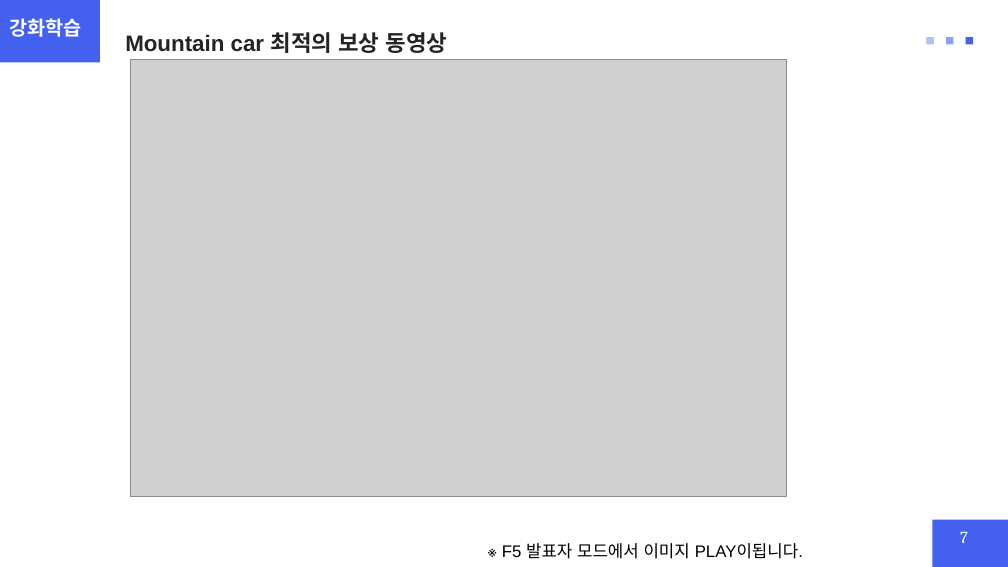
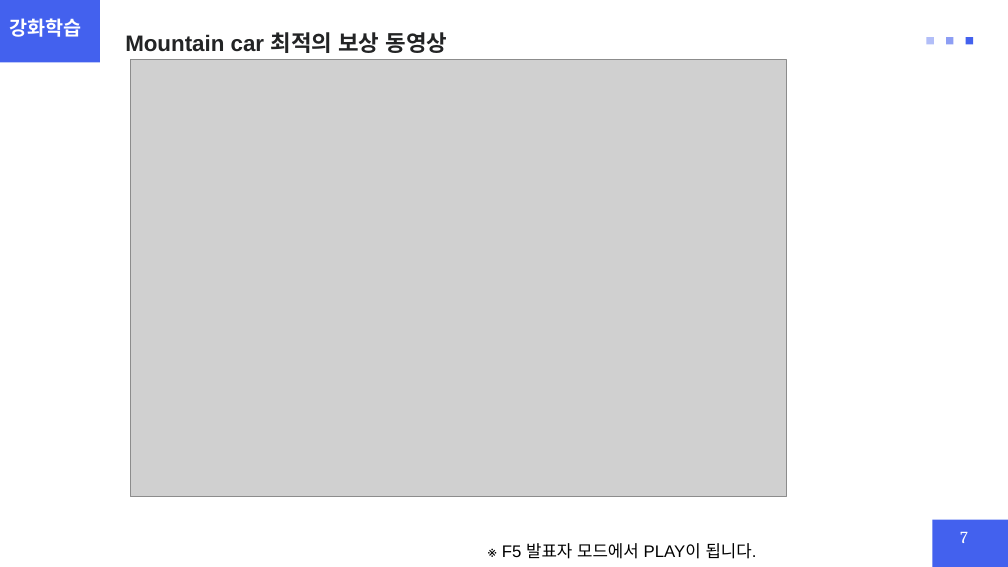
Before and after one commit to chohi22/Industrial-AI, a slide deck: slide 7 of 강화학습 실제/과제/Actor_Critic_2024254022_정현일.pptx. Drawn at 1008x567 pixels with LibreOffice and Linux fonts; fonts in the diff are those of the drawing; grey boxes stand for pictures. Boxes give left, top, right and bottom in pixels: in the first picture for what was removed or moved away, otherwise in the second. Text is boxed around its words. In the diff, an @@ line names an element or a change of style, - is before the commit and + after.

```diff
--- a/강화학습 실제/과제/Actor_Critic_2024254022_정현일.pptx
+++ b/강화학습 실제/과제/Actor_Critic_2024254022_정현일.pptx
@@ text at (x1=502, y1=543, x2=757, y2=559): text changed @@
-※ F5 발표자 모드에서 이미지 PLAY이됩니다.
+※ F5 발표자 모드에서 PLAY이 됩니다.
```
Also in this commit, not shown: 1 other slide changed.
